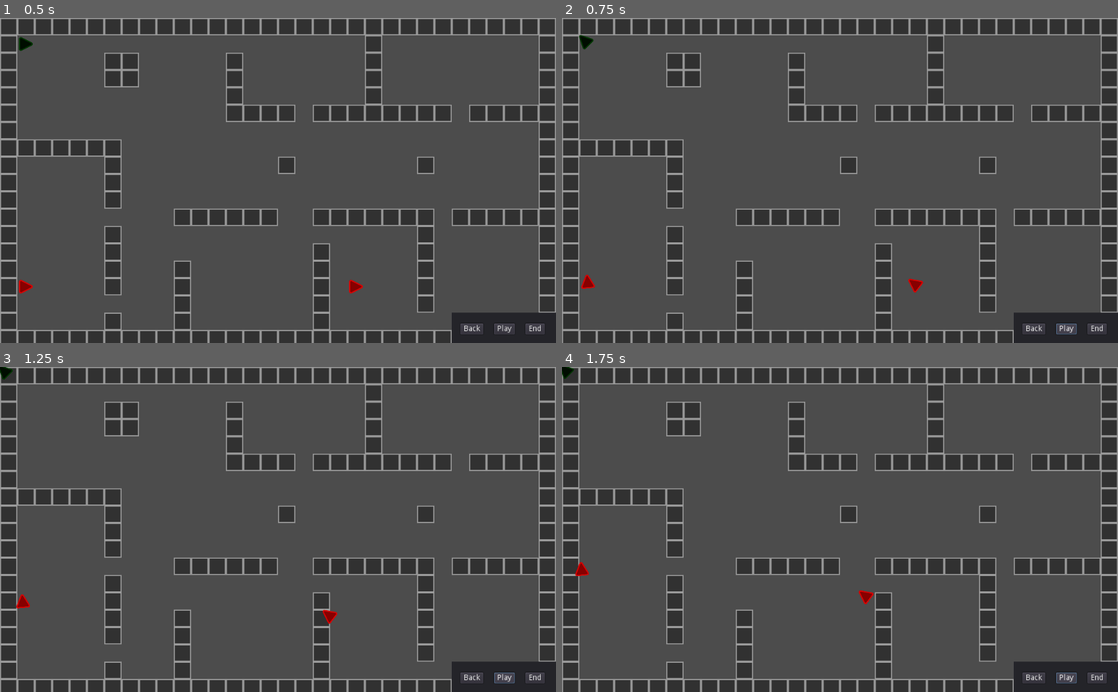
Above: before the commit, frames 1-4 (two rows, left to right).
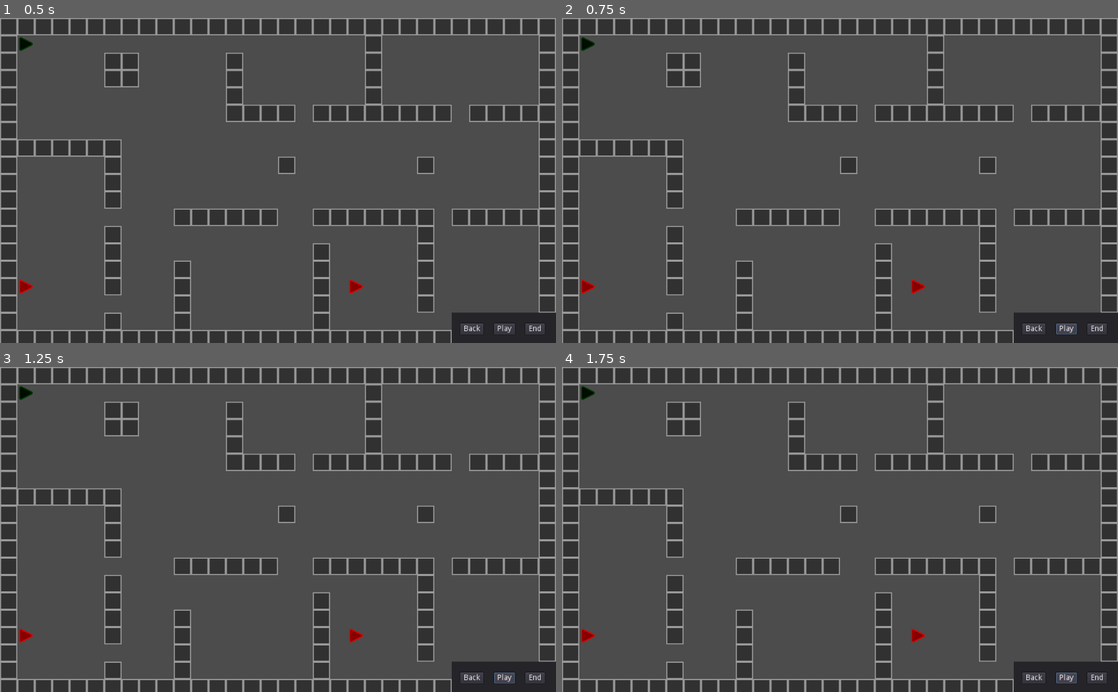
Above: after the commit, the same moments.

Repository: Matthew-Underwood/Jasper
Game: Godot game, scene res://scenes/main.tscn
Two runs of this game, one before a commit and one after it. Both use one fixed random seed, a clock stepped at 60 frames per second and the inputs below.
Inputs:
- Up to frame 1 (0.5 s): no input
- Up to frame 2 (0.75 s): click "Play" at 0.5 s
- Up to frame 3 (1.25 s): no input
- Up to frame 4 (1.75 s): click "Play" at 1.25 s

Frame 1 is identical in both runs. In frame 2, 0.2% of the frame differs, in the area x 3-66%, y 5-85%; in frame 3, 0.4%, in the area x 0-66%, y 0-85%; in frame 4, 0.4%.
Error after the commit: Invalid get index '0' (on base: 'Dictionary'). (res://node/tile_map.gd:105)

Commit message:
Improvements for characters following paths
Added getPath method in Tilemap which allows us to always get the most updated path. Changed the old getPath method to showPath so its more keeping with its behaviour.

Diff:
--- a/node/character.gd
+++ b/node/character.gd
@@ -15,36 +15,44 @@
 var _velocity = Vector2()
 var _characterInfo : CharacterInfo
 var _tileMap : TileMap
+var _pathIndex = 1
+
 
 func _ready():
 	add_to_group("characters")
 	_startingPosition = position
 
+
 func _process(_delta):
 	if _state != States.FOLLOW:
 		return
-	var _arrivedToNextPoint = _move_to(_targetPointWorld)
-	if _arrivedToNextPoint:
-		_path.remove(0)
-		if len(_path) == 0:
+	var path = _tileMap.getPath(_characterInfo)
+	var targetPoint = path[_pathIndex]
+	var arrivedToNextPoint = _move_to(targetPoint)
+	if arrivedToNextPoint:
+		_pathIndex = _pathIndex + 1
+		if _pathIndex == (path.size()):
+			_pathIndex = 1
 			setState(States.IDLE)
-
 			return
-		_targetPointWorld = _path[0]
 
 
 func setCharacterInfo(characterInfo : CharacterInfo):
 	_characterInfo = characterInfo
 
+
 #TODO this is going to evolve over time.
 func resetToStartingPosition() -> void:
 	position = _startingPosition
 
+
 func setTileMap(tileMap : TileMap):
 	_tileMap = tileMap
 
+
 func setState(state):
 	_state = state
+
 
 func getCharacterInfo():
 	return _characterInfo
@@ -53,7 +61,13 @@
 func _unhandled_input(event):
 	if Input.is_action_just_pressed("confirm_click"):
 		_targetPosition = get_global_mouse_position()
-		_change_state(States.IDLE)
+		_characterInfo.setPosition(position)
+		#TODO is this misleading? Its checking for waypoint exists not the path
+		if _tileMap.hasPath(_characterInfo, _targetPosition):
+			return
+		if !_tileMap.isWalkable(_targetPosition):
+			return
+		_tileMap.createPath(_characterInfo, _targetPosition)
 
 
 func _move_to(worldPosition):
@@ -63,24 +77,6 @@
 	position += _velocity * get_process_delta_time()
 	rotation = _velocity.angle()
 	return position.distance_to(worldPosition) < ARRIVE_DISTANCE
-
-
-func _change_state(state):
-	if state == States.IDLE:
-		_characterInfo.setPosition(position)
-		#TODO is this misleading? Its checking for waypoint exists not the path
-		if _tileMap.hasPath(_characterInfo, _targetPosition):
-			return
-		if !_tileMap.isWalkable(_targetPosition):
-			return
-		_path = _tileMap.createPath(_characterInfo, _targetPosition)
-#		if not _path or len(_path) == 1:
-#			_change_state(States.IDLE)
-#			return
-		# The index 0 is the starting cell.
-		# We don't want the character to move back to it in this example.
-		_targetPointWorld = _path[1]
-	_state = state
 
 
 func _on_Area2D_mouse_entered():
@@ -95,4 +91,4 @@
 
 func _on_Area2D_input_event(viewport, event, shape_idx):
 	if event.is_action_pressed("confirm_click"):
-		_tileMap.getPath(_characterInfo)
+		_tileMap.showPath(_characterInfo)
--- a/node/tile_map.gd
+++ b/node/tile_map.gd
@@ -84,7 +84,7 @@
 		update()
 
 
-func getPath(characterInfo : CharacterInfo) -> void:
+func showPath(characterInfo : CharacterInfo) -> void:
 	_characterInfo = characterInfo
 	_recalculatePath()
 	update()
@@ -99,21 +99,23 @@
 	return _pathing.isWalkable(world_to_map(pos))
 
 
-func createPath(characterInfo : CharacterInfo, targetPoint : Vector2) -> Array:
+func getPath(characterInfo : CharacterInfo) -> Array:
+	var currentId = characterInfo.getId()
+	var pathWorld = []
+	for point in _pointPaths[currentId]:
+		var pointWorld = map_to_world(Vector2(point.x, point.y)) + _halfCellSize
+		pathWorld.append(pointWorld)
+	return pathWorld
+
+
+func createPath(characterInfo : CharacterInfo, targetPoint : Vector2) -> void:
 	_characterInfo = characterInfo
 	var currentId = characterInfo.getId()
 	var pathWorld = []
 	self.pathStartPosition = _characterInfo.getPosition()
 	self.pathEndPosition = targetPoint
-
 	_recalculatePath()
 	update()
-
-	for point in _pointPaths[currentId]:
-		var pointWorld = map_to_world(Vector2(point.x, point.y)) + _halfCellSize
-		pathWorld.append(pointWorld)
-	return pathWorld
-
 
 func _recalculatePath() -> void:
 	var pointPaths = []
